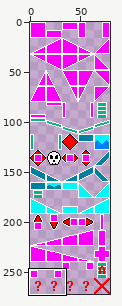
One commit to this sprite sheet: res/gfx/solid.png. The first picture is a wide view before the edit; the outline marks the close-up.
Close-up. Before the commit:
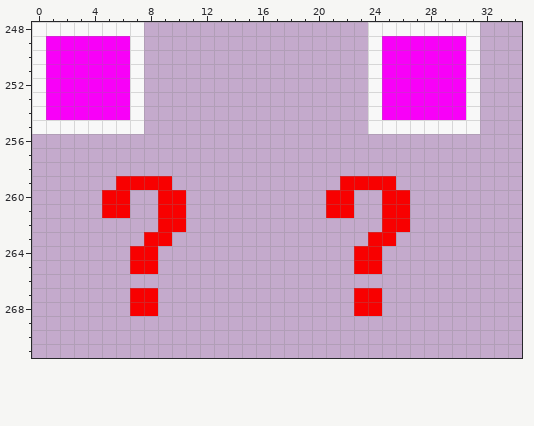
The file is 80x272 pixels. Shown: x 0..34, y 248..271.
New version:
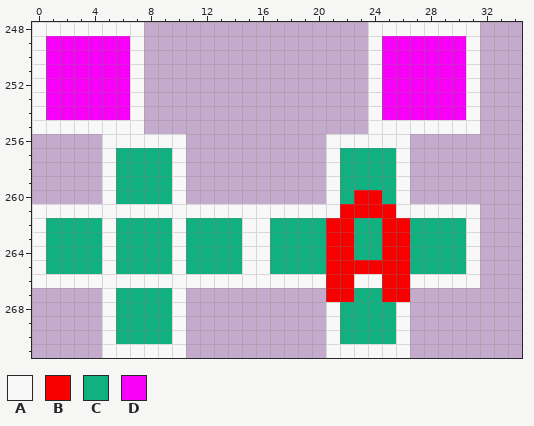
Palette (. is transparent): A #f8f8f8  B #f80000  C #10b080  D #f800f8
Change:
Colour A is added in row 256 at x 5 to 10 and 21 to 26; in rows 257 to 259 at x 5, 10, 21 and 26; in row 261 at x 0 to 4, 7 to 8, 11 to 20 and 27 to 31; in row 262 at x 0, 5, 15 to 16 and 31; in rows 263 to 265 at x 0, 5, 10, 15 to 16 and 31; in row 266 at x 0 to 20, 23 to 24 and 27 to 31.
Colour A is added in row 267 at x 5 and 10; in rows 268 to 270 at x 5, 10, 21 and 26; in row 271 at x 5 to 10 and 21 to 26.
Colour A replaces colour B in row 260 at x 5, 10, 21 and 26; in row 261 at x 5 to 6, 9 to 10, 21 and 26; in row 262 at x 10.
Colour B is added in rows 260 to 261 at x 23 to 24; in row 262 at x 21 to 22; in row 263 at x 21 to 22 and 26; in rows 264 to 267 at x 21 to 22 and 25 to 26.
Colour C is added in rows 257 to 258 at x 6 to 9 and 22 to 25; in row 260 at x 7 to 8; in row 262 at x 1 to 4, 6 to 8, 11 to 14, 17 to 20, 23 to 24 and 27 to 30; in row 263 at x 1 to 4, 6 to 7, 11 to 14, 17 to 20, 23 and 27 to 30; in rows 264 to 265 at x 1 to 4, 6, 9, 11 to 14, 17 to 20 and 27 to 30; in row 267 at x 6 and 9.
Colour C is added in row 268 at x 6, 9, 22 and 25; in rows 269 to 270 at x 6 to 9 and 22 to 25.
Colour C replaces colour B in row 259 at x 6 to 9 and 22 to 25; in row 260 at x 6, 9, 22 and 25; in row 262 at x 9; in row 263 at x 8 to 9 and 24; in row 264 at x 7 to 8 and 23 to 24; in row 265 at x 7 to 8.
Colour C replaces colour B in rows 267 to 268 at x 7 to 8 and 23 to 24.
